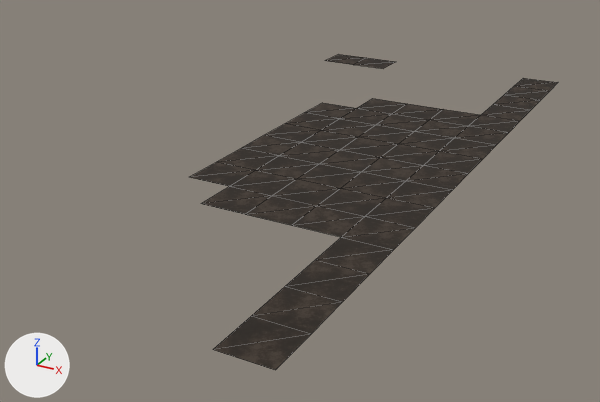
A saved change to the glTF model Assets/3D/CaveCamp/floor_-1_-11.glb.
The view is the same before and after, from a 50 mm lens placed at (16.8, 610.4, 25.9), pointed at (-20.2, 677.7, -7.8). The axes (+X, +Y, +Z) are drawn at lower left. The lights are the same throughout. The first picture is the older version. Mesh edges are drawn as thin lines. Vertices at exactly the same position are counted once.

The first picture shows 'floor_-1_-11'.
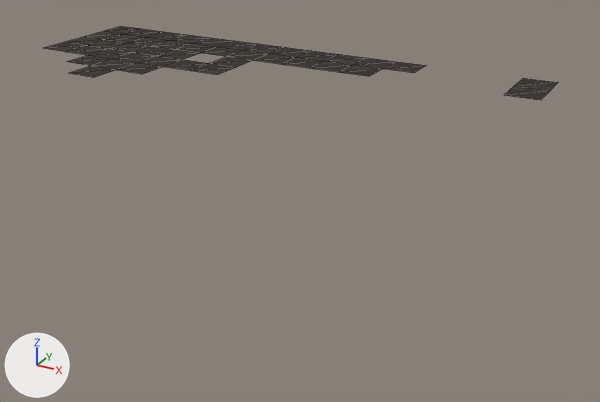
The change, as JSON lines over the scene's bpy script:
```json
{"block": "me_floor__1__11", "where": "# used by ob_floor__1__11; location = (0.0, 0.0, 0.0)"}
{"op": "remove", "block": "me_floor__1__11", "code": "me_floor__1__11.from_pydata(...)  # 74 vertices, 96 faces; spans x -30.0..-2.0, y 642.0..706.0, z 0.0"}
{"op": "add", "block": "me_floor__1__11", "code": "me_floor__1__11.from_pydata(...)  # 66 vertices, 84 faces; spans x -66.0..-2.0, y 682.0..706.0, z 0.0"}
{"block": "me_floor__1__11", "change": "me_floor__1__11 part 1"}
{"block": "me_floor__1__11", "change": "24 vertices are added at x -66.0..-18.0, y 682.0..706.0, z 0.0"}
{"block": "me_floor__1__11", "change": "5 new vertices lie (-4.0, -4.0, 0.0) away from vertices in x -46.0..-38.0, y 694.0..702.0, z 0.0"}
{"block": "me_floor__1__11", "change": "5 new vertices lie (-4.0, 0.0, 0.0) away from vertices in x -50.0..-42.0, y 690.0..706.0, z 0.0"}
{"block": "me_floor__1__11", "change": "5 new vertices lie (-4.0, 0.0, 0.0) away from vertices in x -54.0..-46.0, y 690.0..706.0, z 0.0"}
{"block": "me_floor__1__11", "change": "5 new vertices lie (-4.0, 0.0, 0.0) away from vertices in x -58.0..-50.0, y 690.0..706.0, z 0.0"}
{"block": "me_floor__1__11", "change": "5 new vertices lie (-4.0, 0.0, 0.0) away from vertices in x -62.0..-54.0, y 690.0..706.0, z 0.0"}
{"block": "me_floor__1__11", "change": "5 new vertices lie (0.0, -4.0, 0.0) away from vertices in x -58.0..-38.0, y 690.0..694.0, z 0.0"}
{"block": "me_floor__1__11", "change": "76 new faces join them"}
{"block": "me_floor__1__11", "change": "me_floor__1__11 part 2"}
{"block": "me_floor__1__11", "change": "62 vertices are removed from x -22.0..-2.0, y 642.0..694.0, z 0.0"}
{"block": "me_floor__1__11", "change": "88 faces are deleted"}
```

Boxes (x1, y1, x2, y2) around the edits, measured in the pictures (600 x 402 px):
```json
{"object": "floor_-1_-11", "change": "reshaped", "before": [189, 54, 557, 370], "after": [44, 26, 557, 100], "on screen": "39% wider, 76% shorter"}
{"part": 1, "of": "me_floor__1__11", "change": "added", "after": [44, 26, 426, 78]}
{"part": 2, "of": "me_floor__1__11", "change": "deleted", "before": [189, 95, 540, 370]}
```
